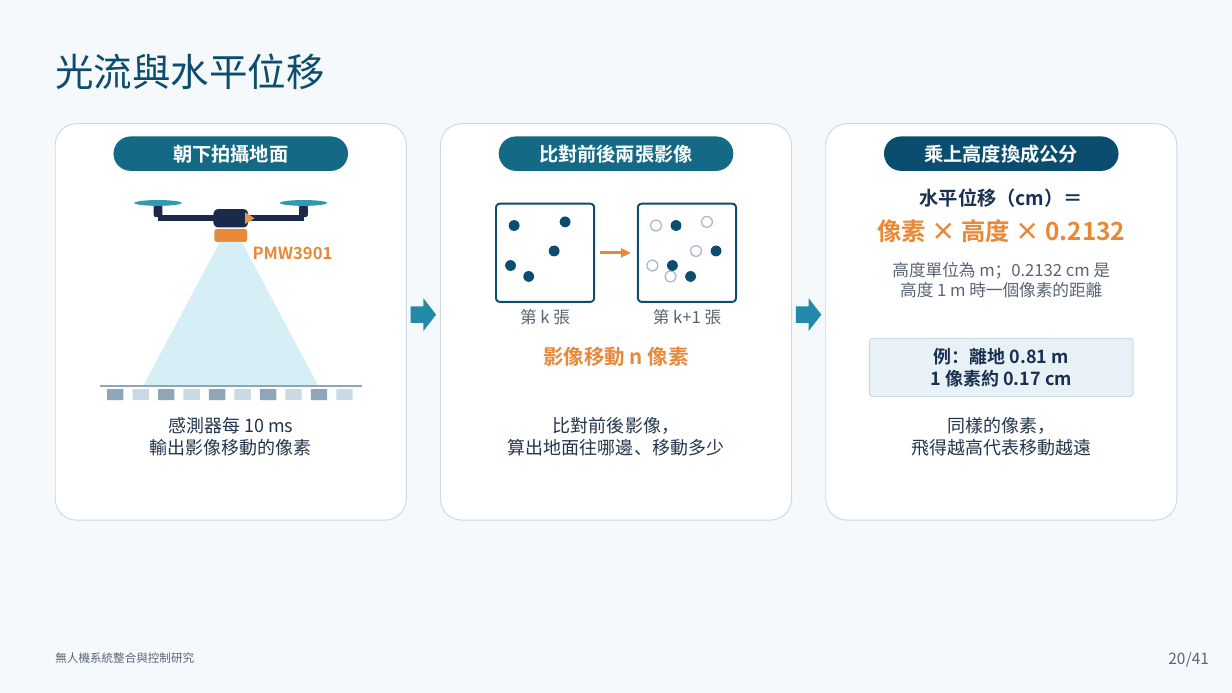
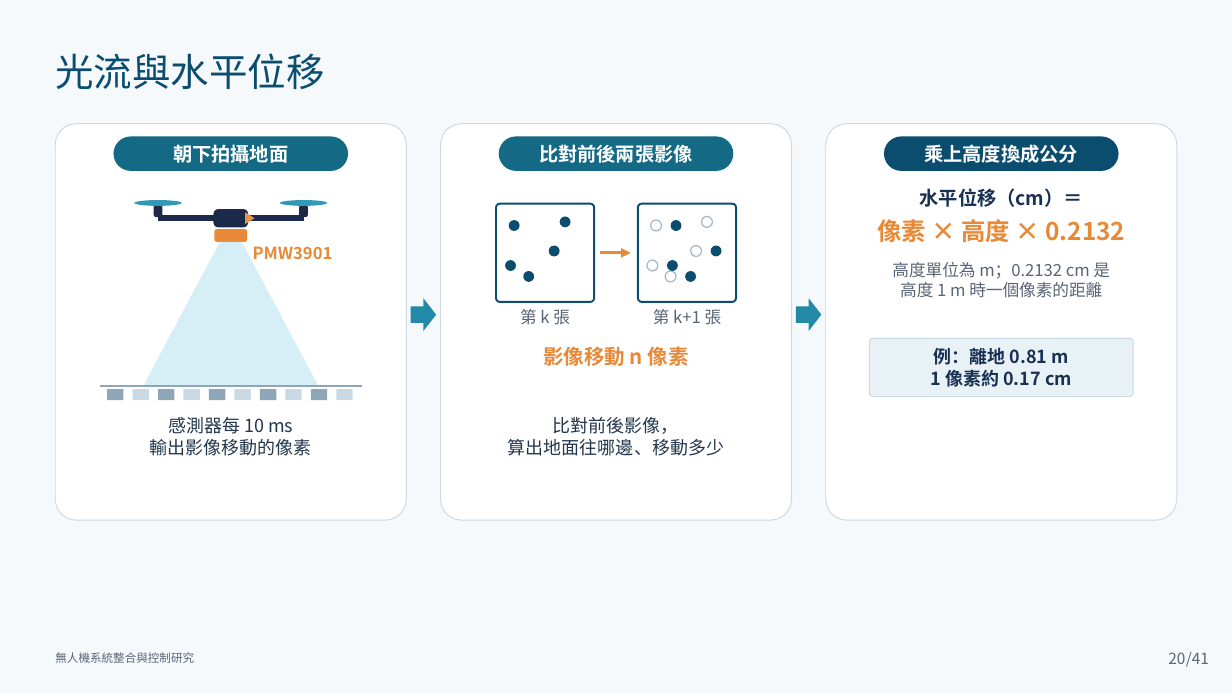
Before and after one commit to lingken1028/-, a slide deck: slide 20 of 無人機系統整合與控制研究_口試簡報 2.pptx. Drawn at 1232x693 pixels with LibreOffice and Linux fonts; fonts in the diff are those of the drawing. Boxes give left, top, right and bottom in pixels: in the first picture for what was removed or moved away, otherwise in the second. Text is boxed around its words. In the diff, an @@ line names an element or a change of style, - is before the commit and + after.

```diff
--- a/無人機系統整合與控制研究_口試簡報 2.pptx
+++ b/無人機系統整合與控制研究_口試簡報 2.pptx
@@ text removed at bbox=[911, 417, 1091, 456] @@
-同樣的像素，
-飛得越高代表移動越遠
```
Also in this commit, not shown: 11 other slides changed.
